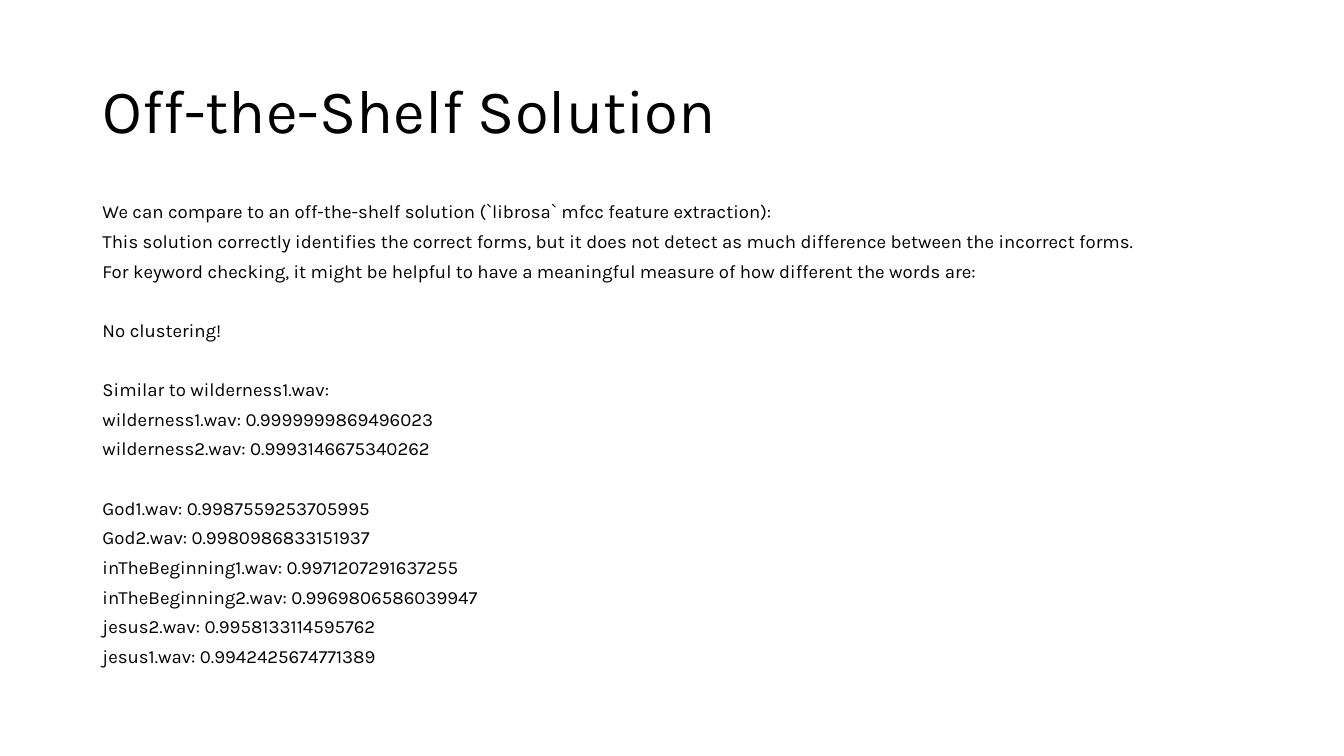
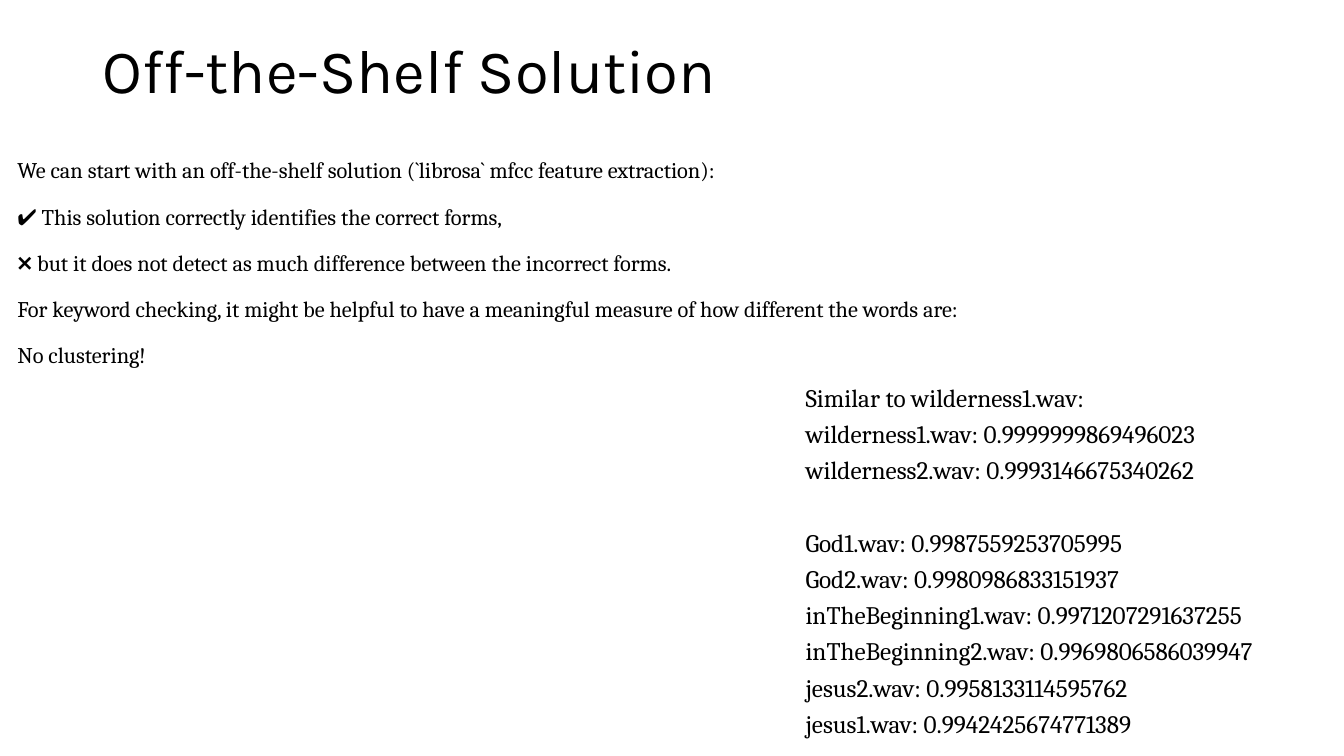
Before and after one commit to PENNET-dev/hackathon-uW-2024, a slide deck: slide 9 of Hackathon Presentation.pptx (slide 8 before the commit). Drawn at 1344x756 pixels with LibreOffice and Linux fonts; fonts in the diff are those of the drawing. Boxes give left, top, right and bottom in pixels: in the first picture for what was removed or moved away, otherwise in the second. Text is boxed around its words. In the diff, an @@ line names an element or a change of style, - is before the commit and + after.

Commit message:
updated ppt

```diff
--- a/Hackathon Presentation.pptx
+++ b/Hackathon Presentation.pptx
@@ title "Off-the-Shelf Solution": place and size @@
-title "Off-the-Shelf Solution" at [102,90,716,134]
+title "Off-the-Shelf Solution" at [102,50,716,94]
@@ text "We can start with an ...": place and size @@
-text "We can start with an ..." at [102,204,1133,668]
+text "We can start with an ..." at [17,162,958,368]
@@ text at [17,162,715,272]: text changed; size 13.3 to 16 pt; font Karla to Cambria @@
-We can compare to an off-the-shelf solution (`librosa` mfcc feature extraction):
-This solution correctly identifies the correct forms, but it does not detect as much difference between the incorrect forms.
+We can start with an off-the-shelf solution (`librosa` mfcc feature extraction):
+✔ This solution correctly identifies the correct forms,
+❌ but it does not detect as much difference between the incorrect forms.
@@ text at [17,301,958,368]: size 13.3 to 16 pt, font Karla to Cambria in "For keyword checking, it might be helpful ...", "No clustering!"; line spacing 0.7 to 1.2 @@
@@ text at [102,383,477,668]: paragraphs removed @@
-Similar to wilderness1.wav:
-wilderness1.wav: 0.9999999869496023
-wilderness2.wav: 0.9993146675340262
-God1.wav: 0.9987559253705995
-God2.wav: 0.9980986833151937
-inTheBeginning1.wav: 0.9971207291637255
-inTheBeginning2.wav: 0.9969806586039947
-jesus2.wav: 0.9958133114595762
-jesus1.wav: 0.9942425674771389
@@ text added at [806,389,1252,739], 18 pt, text #000000 @@
+Similar to wilderness1.wav:
+wilderness1.wav: 0.9999999869496023
+wilderness2.wav: 0.9993146675340262
+God1.wav: 0.9987559253705995
+God2.wav: 0.9980986833151937
+inTheBeginning1.wav: 0.9971207291637255
+inTheBeginning2.wav: 0.9969806586039947
+jesus2.wav: 0.9958133114595762
+jesus1.wav: 0.9942425674771389
```
Also in this commit, not shown: 4 other slides changed, 2 slides added.
